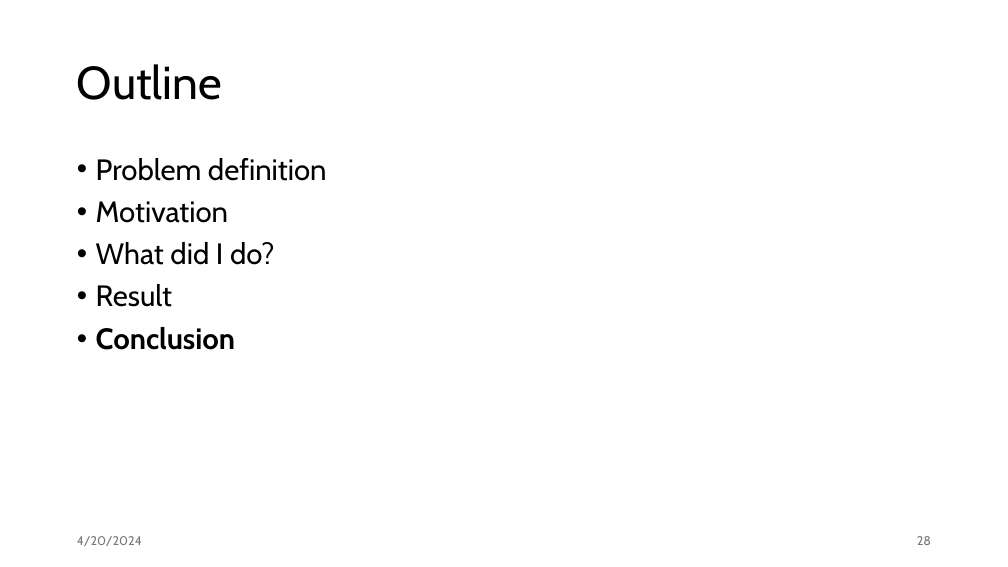
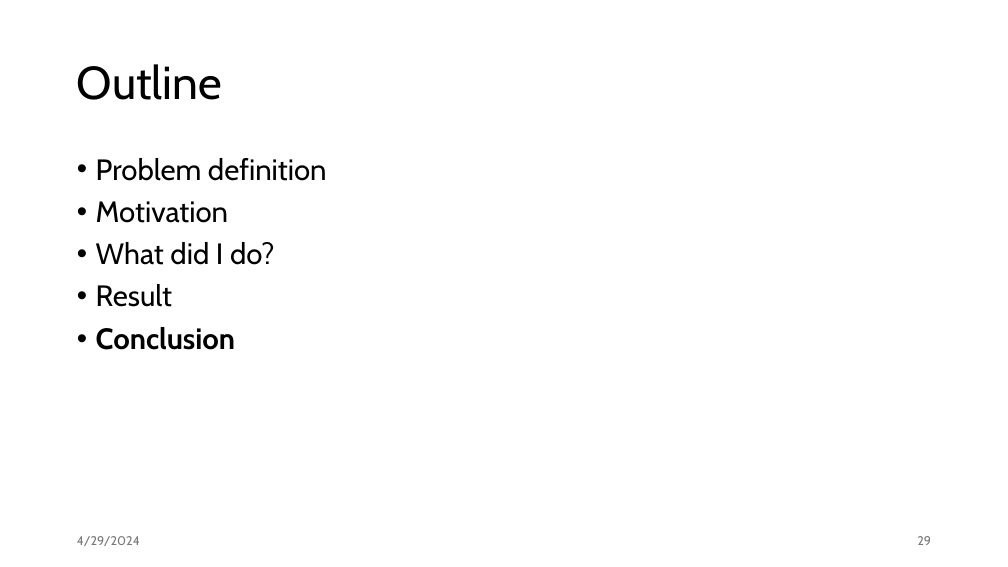
Before and after one commit to suweiyang0106/FRFTNO---Project, a slide deck: slide 29 of Result/Project presentation.pptx (slide 28 before the commit). Drawn at 1008x567 pixels with LibreOffice and Linux fonts; fonts in the diff are those of the drawing. Boxes give left, top, right and bottom in pixels: in the first picture for what was removed or moved away, otherwise in the second. Text is boxed around its words. In the diff, an @@ line names an element or a change of style, - is before the commit and + after.

```diff
--- a/Result/Project presentation.pptx
+++ b/Result/Project presentation.pptx
@@ text at (77, 536, 140, 546): text changed @@
-4/20/2024
+4/29/2024
@@ page number at (917, 536, 931, 545): text changed @@
-28
+29
```
Also in this commit, not shown: 26 other slides changed, 1 slide added, 3 other files.
